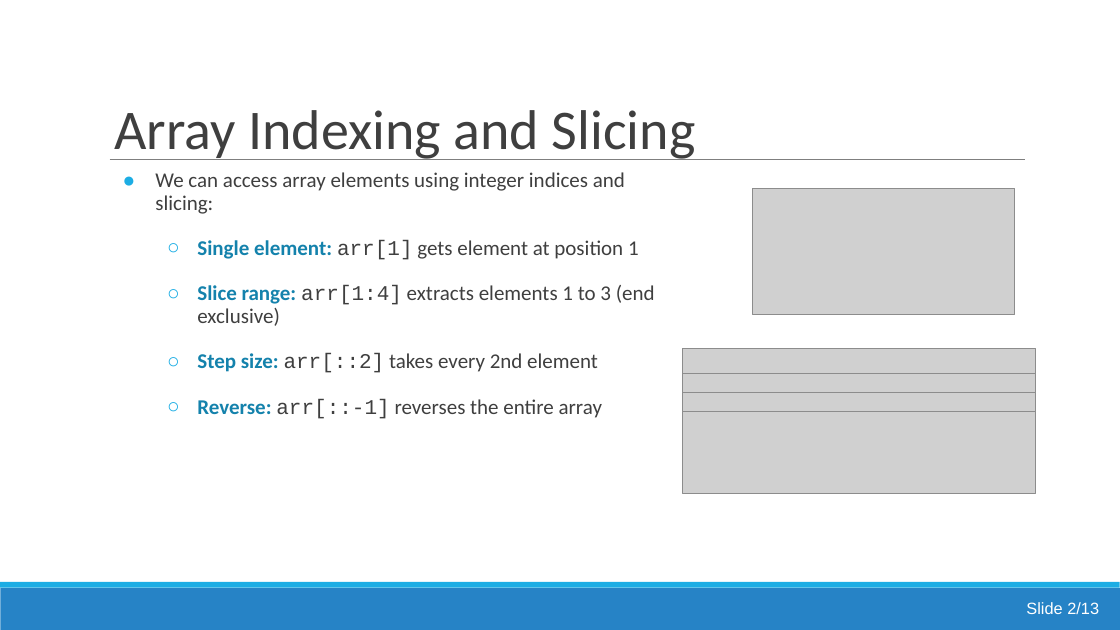
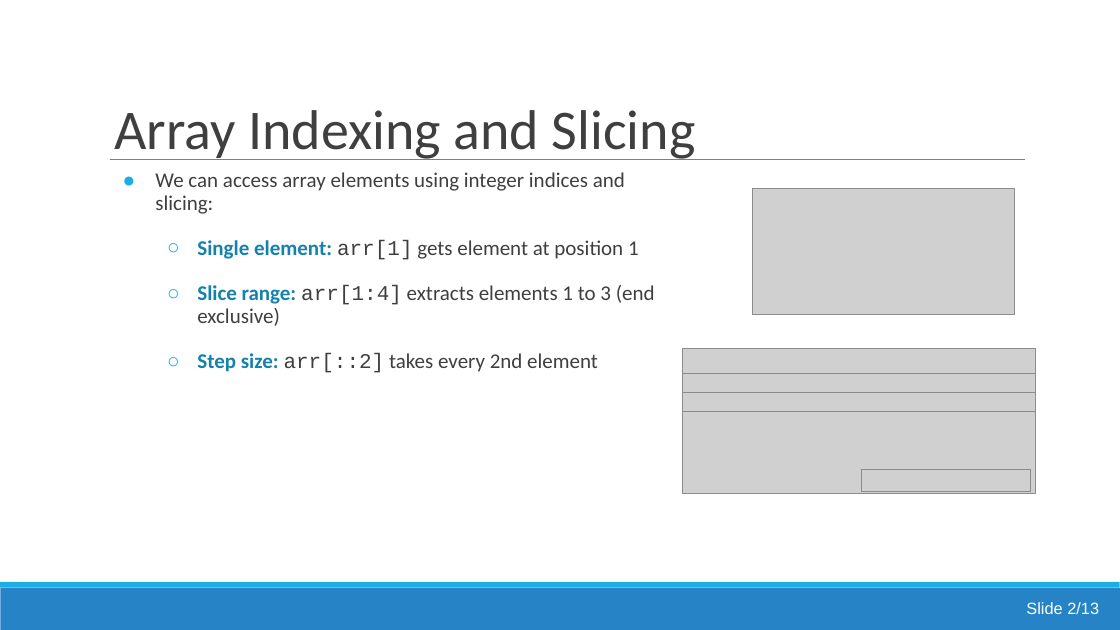
Before and after one commit to jsmartinstats/SCIF10002-2026, a slide deck: slide 10 of 08/Lecture7_working_with_numpy_arrays.pptx (slide 9 before the commit). Drawn at 1120x630 pixels with LibreOffice and Linux fonts; fonts in the diff are those of the drawing; grey boxes stand for pictures. Boxes give left, top, right and bottom in pixels: in the first picture for what was removed or moved away, otherwise in the second. Text is boxed around its words. In the diff, an @@ line names an element or a change of style, - is before the commit and + after.

```diff
--- a/08/Lecture7_working_with_numpy_arrays.pptx
+++ b/08/Lecture7_working_with_numpy_arrays.pptx
@@ text at (197, 399, 602, 419): paragraph removed @@
-  ○ Reverse: arr[::-1] reverses the entire array
@@ picture added at (862, 470, 1030, 492) @@
```
Also in this commit, not shown: 6 other slides changed, 1 slide added, 1 slide removed.
